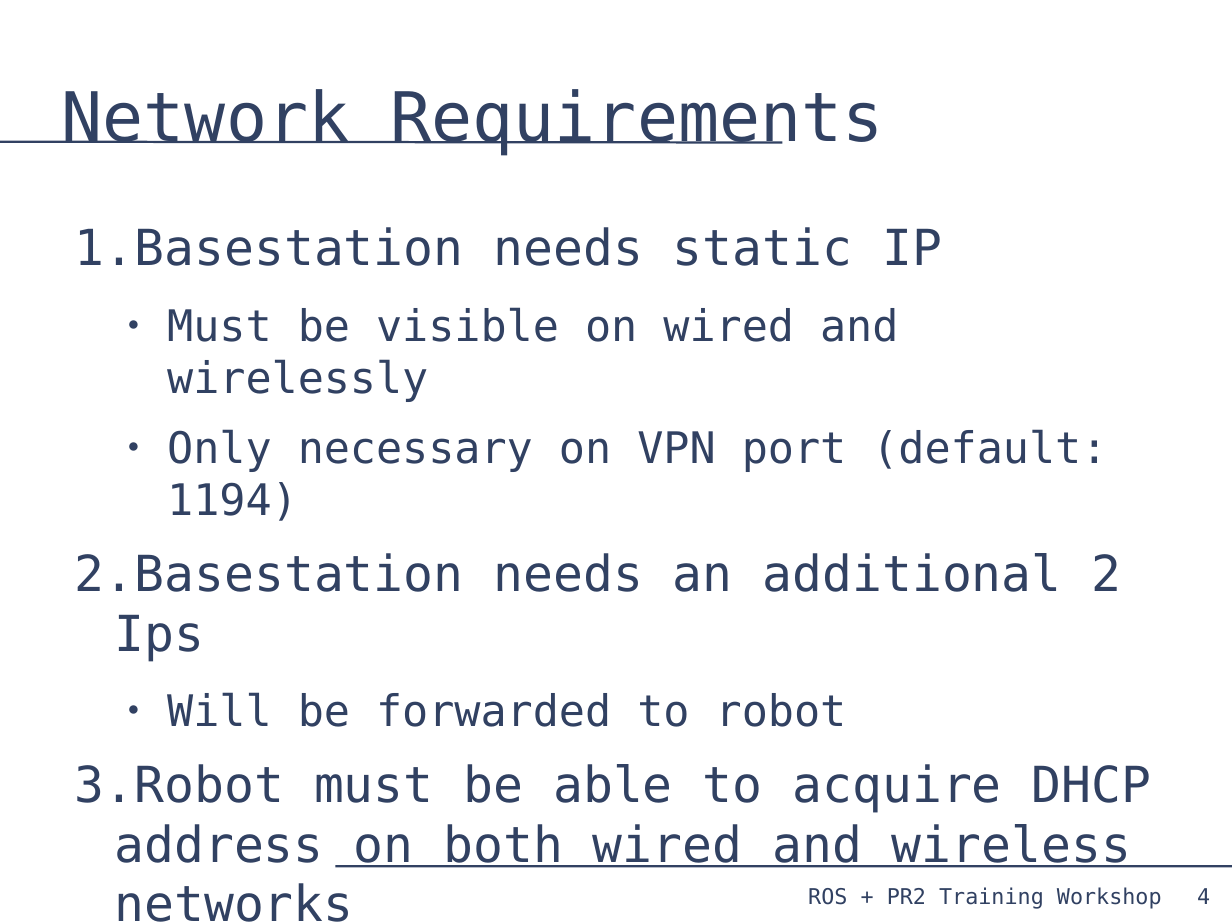
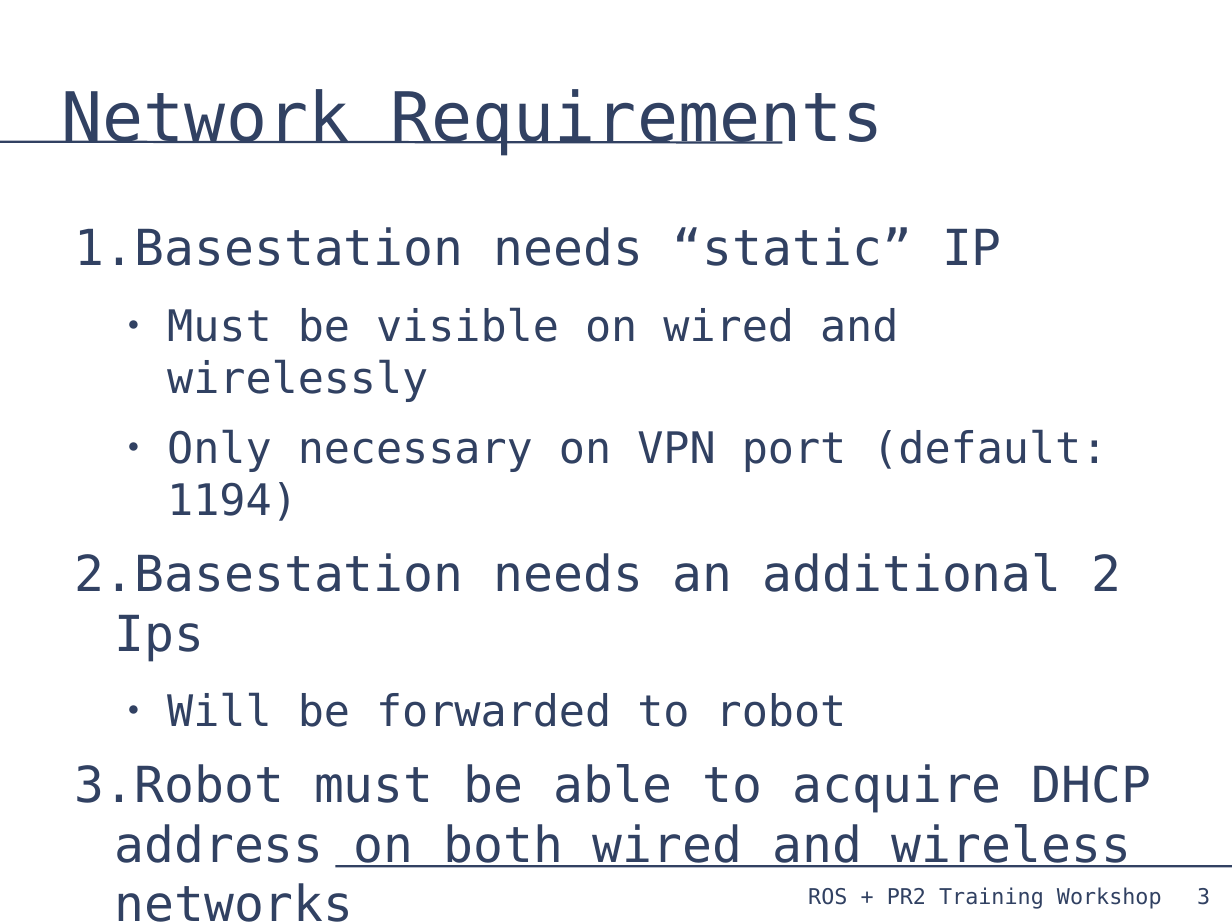
Before and after one commit to PR2/pr2_docs, a slide deck: slide 3 of pr2_training_workshop/installing_base_station/basestation.odp (slide 4 before the commit). Drawn at 1232x924 pixels with LibreOffice and Linux fonts; fonts in the diff are those of the drawing. Boxes give left, top, right and bottom in pixels: in the first picture for what was removed or moved away, otherwise in the second. Text is boxed around its words. In the diff, an @@ line names an element or a change of style, - is before the commit and + after.

Commit message:
Starting to change basestation slides

```diff
--- a/pr2_training_workshop/installing_base_station/basestation.odp
+++ b/pr2_training_workshop/installing_base_station/basestation.odp
@@ text at bbox=[75, 227, 1002, 266]: text changed @@
-1. Basestation needs static IP
+1. Basestation needs “static” IP
@@ page number at bbox=[1197, 888, 1210, 905]: text changed @@
-4
+3
```
Also in this commit, not shown: 1 other slide changed, 1 slide removed.
